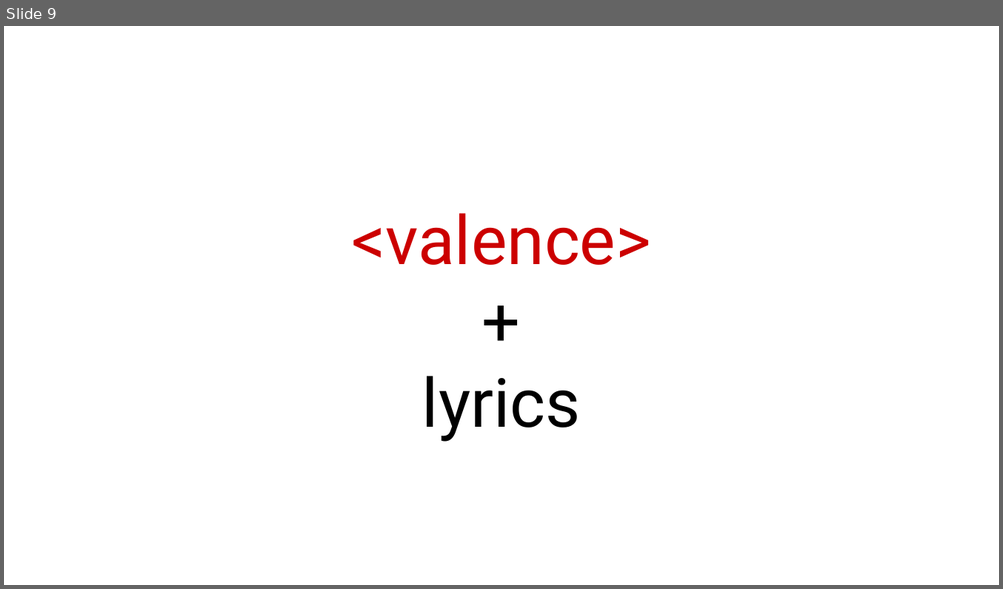
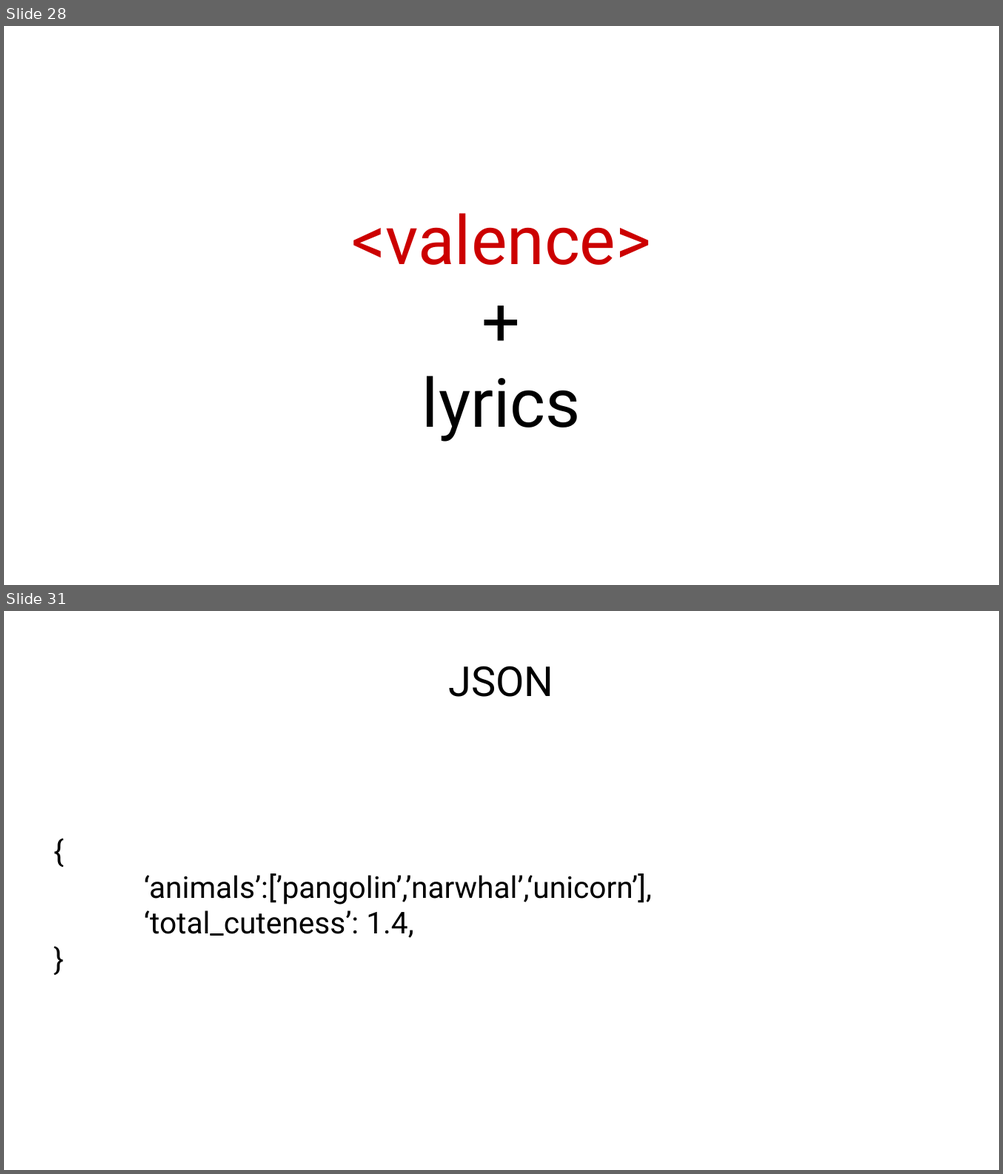
Before and after one commit to KarelZe/SSOS, a slide deck: docs/EnglishSSOS.odp. Shown one above the other, each under a label of ours: slide 9 before the commit, slides 28 and 31 after it; the slides between them are not shown. The pictures are 1003x589 and 1003x1174 pixels, drawn with LibreOffice and Linux fonts; fonts in the diff are those of the drawing. Boxes give left, top, right and bottom in pixels: in the first picture for what was removed or moved away, otherwise in the second. Text is boxed around its words. In the diff, an @@ line names an element or a change of style, - is before the commit and + after.

```diff
--- a/docs/EnglishSSOS.odp
+++ b/docs/EnglishSSOS.odp
@@ slide 31 added at box(4, 611, 999, 1170), background #FFFFFF @@
@@ text added at box(449, 666, 554, 697), 33 pt, text #000000 @@
+JSON
@@ text added at box(144, 874, 652, 938), 24 pt, text #000000 @@
+{
+‘animals’:[’pangolin’,’narwhal’,‘unicorn’],
+‘total_cuteness’: 1.4,
+}
@@ what was slide 9 is now slide 28 @@
```
Also in this commit, not shown: 1 slide changed, 15 other slides added, 6 slides removed, 1 other file.
